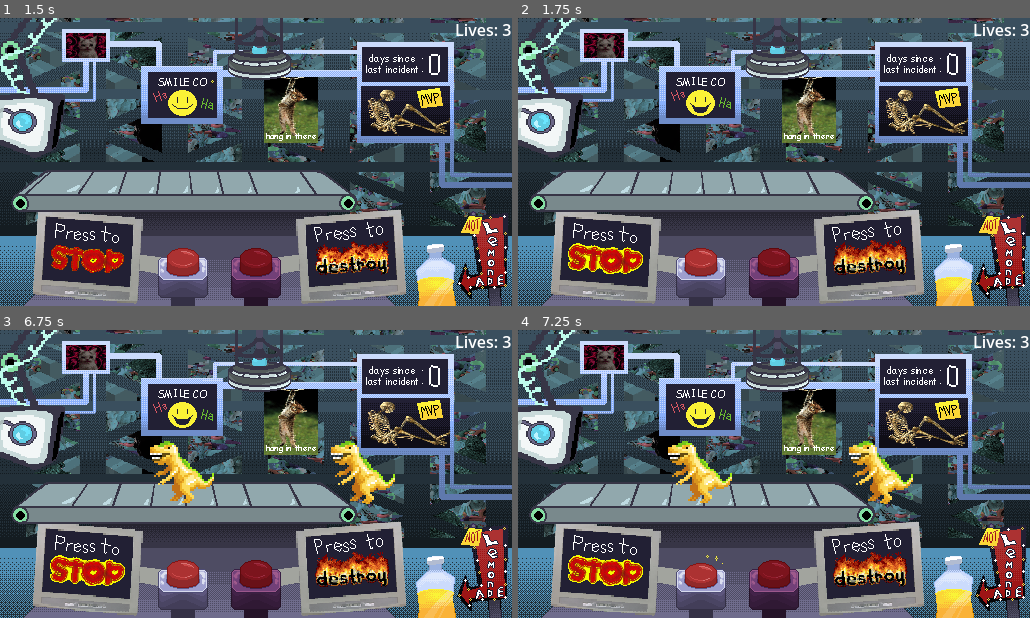
Above: before the commit, frames 1-4 (two rows, left to right).
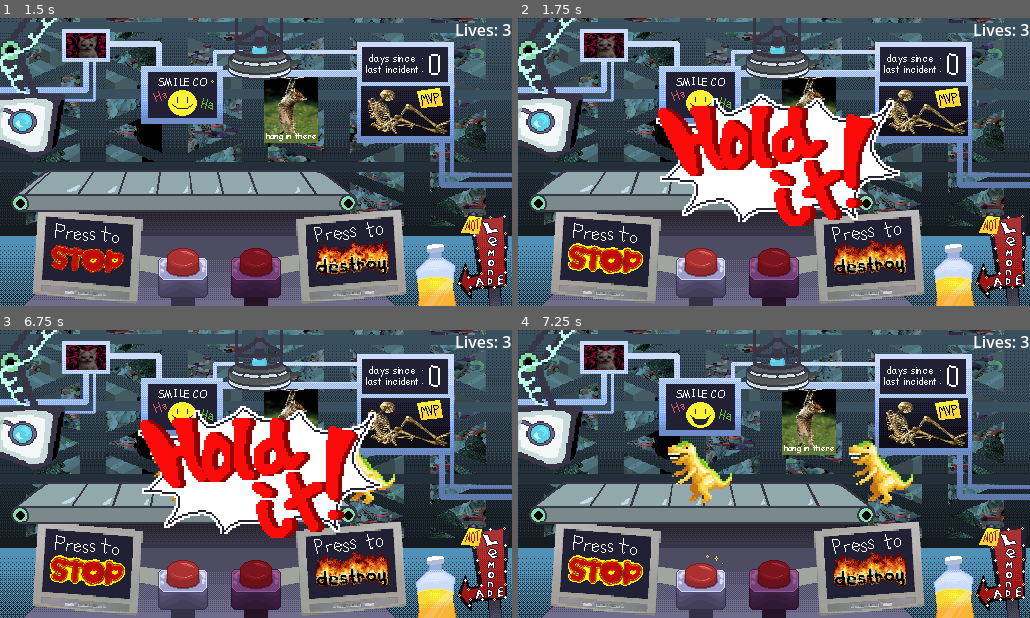
Above: after the commit, the same moments.

Repository: vincentcmartinez/holdit
Game: Godot game, scene res://src/game container/game_container.tscn
Same seed, same stepped clock (60 frames per second), same inputs: the game is played once before the commit and once after it. The engine's default icon, where the game draws it, is replaced by a stand-in: a white triangle on a blue panel in a dark square.
Inputs (mouse positions are in pixels of both pictures, inside the frame that each line leads up to):
- Up to frame 1 (1.5 s): click "Play" at 0.5 s; tap Enter (ui_accept) at 1.25 s; move the mouse to (368, 147) at 1.27 s; press the mouse at (368, 147) at 1.28 s
- Up to frame 2 (1.75 s): tap Enter (ui_accept) at 1.52 s; tap Space (space) at 1.55 s
- Up to frame 3 (6.75 s): move the mouse to (153, 488) at 2.02 s; release the mouse at (153, 488) at 2.03 s; tap Space (space) at 2.1, 3.05, 3.6, 4.55, 5.1, 6.05, 6.6 s; tap Enter (ui_accept) at 2.27, 3.77, 4.52, 5.27 s; click (153, 488) at 2.3 s; move the mouse to (307, 410) at 2.77 s; press the mouse at (307, 410) at 2.78 s; move the mouse to (230, 531) at 3.52 s; release the mouse at (230, 531) at 3.53 s; click (230, 531) at 3.8 s; move the mouse to (51, 430) at 4.27 s; press the mouse at (51, 430) at 4.28 s; move the mouse to (102, 430) at 5.02 s; release the mouse at (102, 430) at 5.03 s; click (102, 430) at 5.3 s; move the mouse to (51, 430) at 5.77 s; press the mouse at (51, 430) at 5.78 s; move the mouse to (179, 402) at 6.52 s; release the mouse at (179, 402) at 6.53 s
- Up to frame 4 (7.25 s): tap Enter (ui_accept) at 6.77 s; click (697, 402) at 6.8 s

Frame 1 is identical in both runs. In frame 2, 15% of the frame differs, in the area x 26-75%, y 26-73%; in frame 3, 15%; in frame 4, nothing differs.

Commit message:
hold it animatic

Diff:
--- /dev/null
+++ b/hold-it!/src/assets/hold_it_animatic.gd
@@ -0,0 +1,12 @@
+extends Node2D
+
+
+# Called when the node enters the scene tree for the first time.
+func _ready() -> void:
+	pass # Replace with function body.
+
+
+# Called every frame. 'delta' is the elapsed time since the previous frame.
+func _process(delta: float) -> void:
+	if not $AnimationPlayer.is_playing():
+		queue_free()
--- /dev/null
+++ b/hold-it!/src/assets/hold_it_animatic.tscn
@@ -0,0 +1,58 @@
+[gd_scene load_steps=6 format=3 uid="uid://6etgk4exlecb"]
+
+[ext_resource type="Texture2D" uid="uid://bbp5vih7oohl" path="res://src/assets/hold it-Sheet.png" id="1_77s1q"]
+[ext_resource type="Script" path="res://src/assets/hold_it_animatic.gd" id="1_gk0gn"]
+
+[sub_resource type="Animation" id="Animation_f3si3"]
+length = 0.001
+tracks/0/type = "value"
+tracks/0/imported = false
+tracks/0/enabled = true
+tracks/0/path = NodePath("CanvasLayer/Sprite2D:frame")
+tracks/0/interp = 1
+tracks/0/loop_wrap = true
+tracks/0/keys = {
+"times": PackedFloat32Array(0),
+"transitions": PackedFloat32Array(1),
+"update": 1,
+"values": [0]
+}
+
+[sub_resource type="Animation" id="Animation_q65uo"]
+resource_name = "holdit"
+length = 0.6
+tracks/0/type = "value"
+tracks/0/imported = false
+tracks/0/enabled = true
+tracks/0/path = NodePath("CanvasLayer/Sprite2D:frame")
+tracks/0/interp = 1
+tracks/0/loop_wrap = true
+tracks/0/keys = {
+"times": PackedFloat32Array(0, 0.0666667, 0.133333, 0.2, 0.266667, 0.333333),
+"transitions": PackedFloat32Array(1, 1, 1, 1, 1, 1),
+"update": 1,
+"values": [0, 1, 2, 3, 4, 5]
+}
+
+[sub_resource type="AnimationLibrary" id="AnimationLibrary_cdbbg"]
+_data = {
+"RESET": SubResource("Animation_f3si3"),
+"holdit": SubResource("Animation_q65uo")
+}
+
+[node name="HoldItAnimatic" type="Node2D"]
+script = ExtResource("1_gk0gn")
+
+[node name="CanvasLayer" type="CanvasLayer" parent="."]
+
+[node name="Sprite2D" type="Sprite2D" parent="CanvasLayer"]
+position = Vector2(256, 144)
+scale = Vector2(2, 2)
+texture = ExtResource("1_77s1q")
+hframes = 6
+
+[node name="AnimationPlayer" type="AnimationPlayer" parent="."]
+libraries = {
+"": SubResource("AnimationLibrary_cdbbg")
+}
+autoplay = "holdit"
--- a/hold-it!/src/game container/button.gd
+++ b/hold-it!/src/game container/button.gd
@@ -5,6 +5,7 @@
 @export var cooldown_s:int
 var on_cooldown = false
 var select_timer:Timer
+var holditscene = preload("res://src/assets/hold_it_animatic.tscn")
 # Called when the node enters the scene tree for the first time.
 func _ready() -> void:
 	sprite = $AnimatedSprite2D
@@ -34,6 +35,8 @@
 func hold_it():
 	sprite.play("pressed")
 	SignalBus.emit_signal("hold_it")
+	var animatic = holditscene.instantiate()
+	add_child(animatic)
 	paused = true
 	start_select_timer()
 
Binary file added: hold-it!/src/assets/hold it-Sheet.png
Not shown, added: hold-it!/src/assets/hold it-Sheet.png.import
